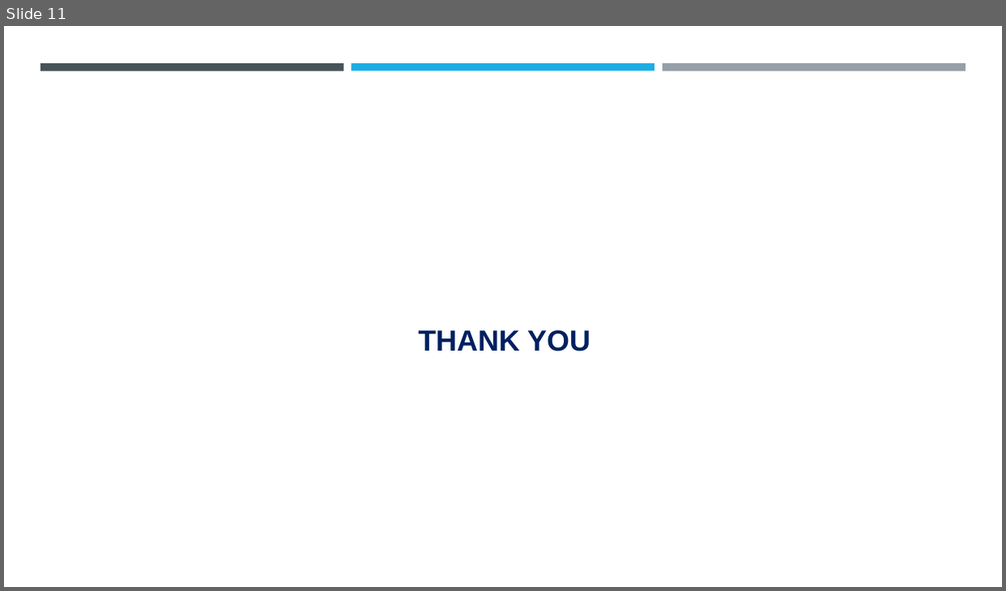
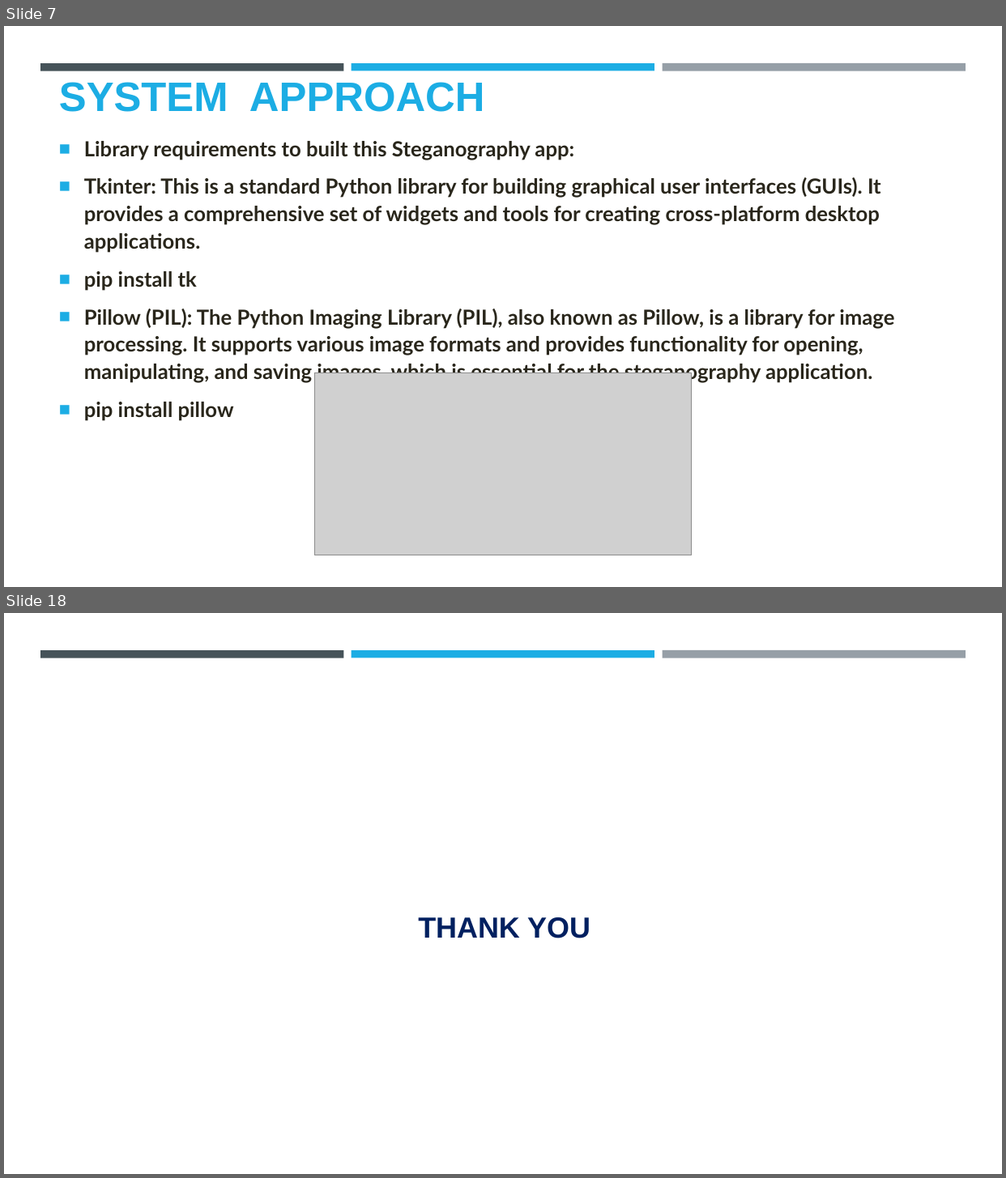
Before and after one commit to Dhayanithi05/ProjectNM, a slide deck: Project.pptx. Shown one above the other, each under a label of ours: slide 11 before the commit, slides 7 and 18 after it; the slides between them are not shown. The pictures are 1006x591 and 1006x1178 pixels, drawn with LibreOffice and Linux fonts; fonts in the diff are those of the drawing; grey boxes stand for pictures; background and template pictures are left out. Boxes give left, top, right and bottom in pixels: in the first picture for what was removed or moved away, otherwise in the second. Text is boxed around its words. In the diff, an @@ line names an element or a change of style, - is before the commit and + after.

```diff
--- a/Project.pptx
+++ b/Project.pptx
@@ slide 7 added at (4, 26, 1002, 587), background #FFFFFF; not listed: 3 template elements that a slide beside it also shows @@
@@ title added at (59, 82, 485, 112), 39.6 pt, text #1CADE4, bold @@
+SYSTEM APPROACH
@@ text added at (84, 141, 894, 421), 20 pt, text #29261B, bold @@
+■ Library requirements to built this Steganography app:
+■ Tkinter: This is a standard Python library for building graphical user interfaces (GUIs). It provides a comprehensive set of widgets and tools for creating cross-platform desktop applications.
+■ pip install tk
+■ Pillow (PIL): The Python Imaging Library (PIL), also known as Pillow, is a library for image processing. It supports various image formats and provides functionality for opening, manipulating, and saving images, which is essential for the steganography application.
+■ pip install pillow
@@ picture added at (315, 373, 691, 556) @@
@@ what was slide 11 is now slide 18 @@
```
Also in this commit, not shown: 4 slides changed, 12 other slides added, 6 slides removed.
